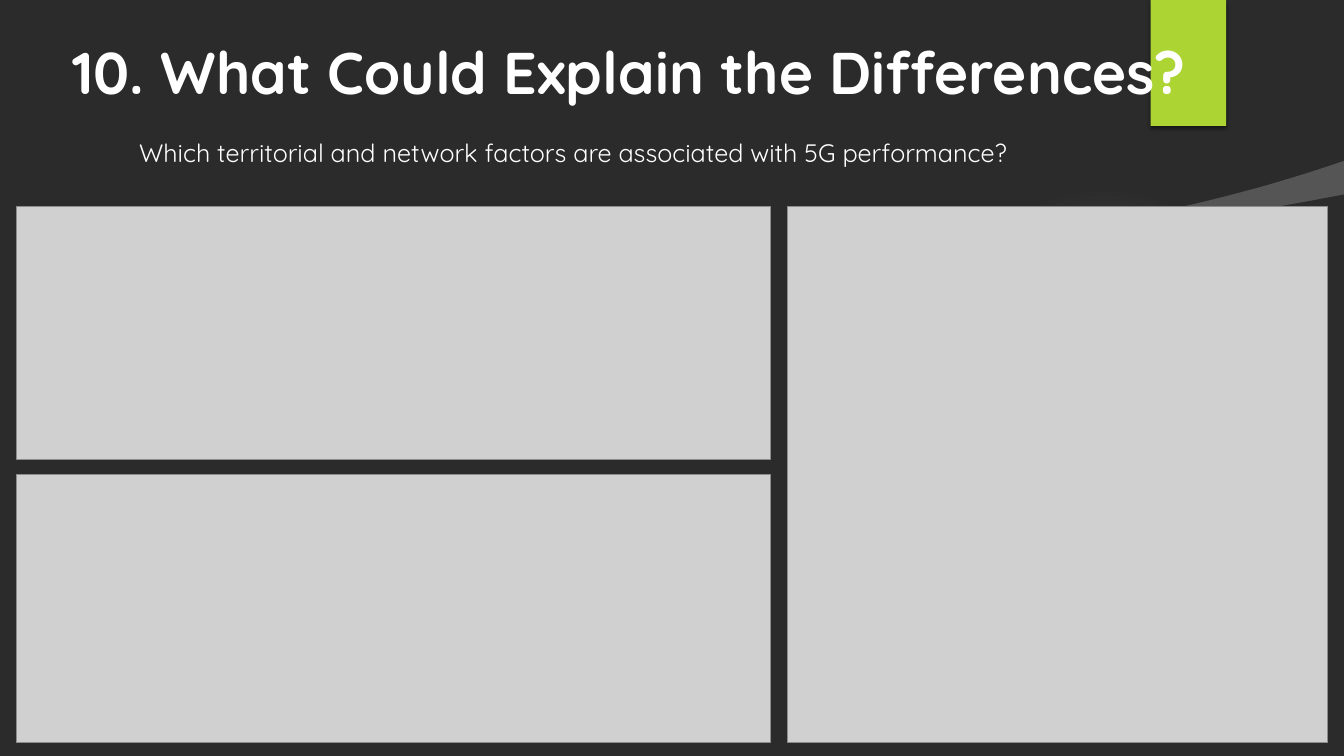
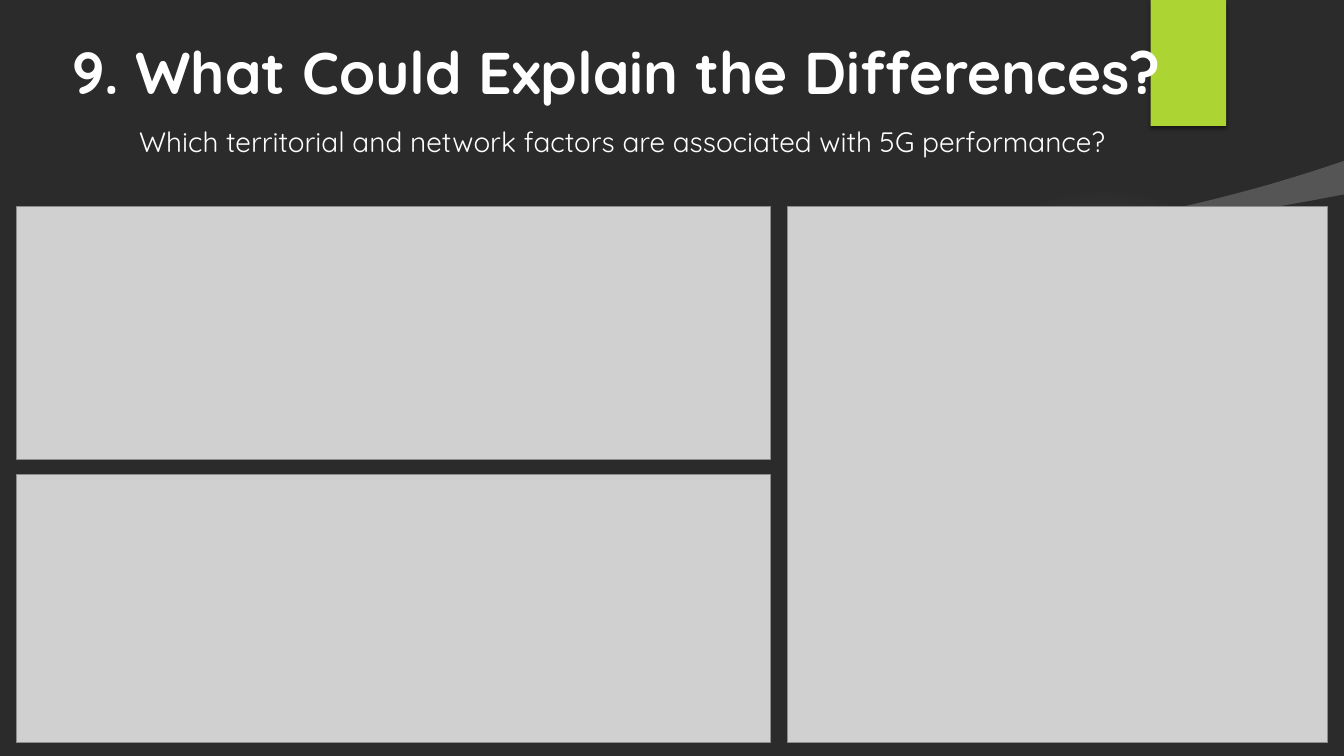
Before and after one commit to zidene306/RNCP-Project, a slide deck: slide 13 of RNCP_presentation_sept26.pptx. Drawn at 1344x756 pixels with LibreOffice and Linux fonts; fonts in the diff are those of the drawing; grey boxes stand for pictures; background and template pictures are left out; a plain dark background stands for a picture behind light text. Boxes give left, top, right and bottom in pixels: in the first picture for what was removed or moved away, otherwise in the second. Text is boxed around its words. In the diff, an @@ line names an element or a change of style, - is before the commit and + after.

```diff
--- a/RNCP_presentation_sept26.pptx
+++ b/RNCP_presentation_sept26.pptx
@@ title at [72, 32, 1160, 109]: text changed @@
-10. What Could Explain the Differences?
+9. What Could Explain the Differences?
@@ text "Which territorial and network factors ...": place and size @@
-text "Which territorial and network factors ..." at [139, 143, 1007, 167]
+text "Which territorial and network factors ..." at [139, 131, 1105, 158]
@@ text "Which territorial and network factors ..." at [139, 131, 1105, 158]: size 18 to 20 pt @@
```
Also in this commit, not shown: 13 other slides changed, 1 slide added, 13 other files.
